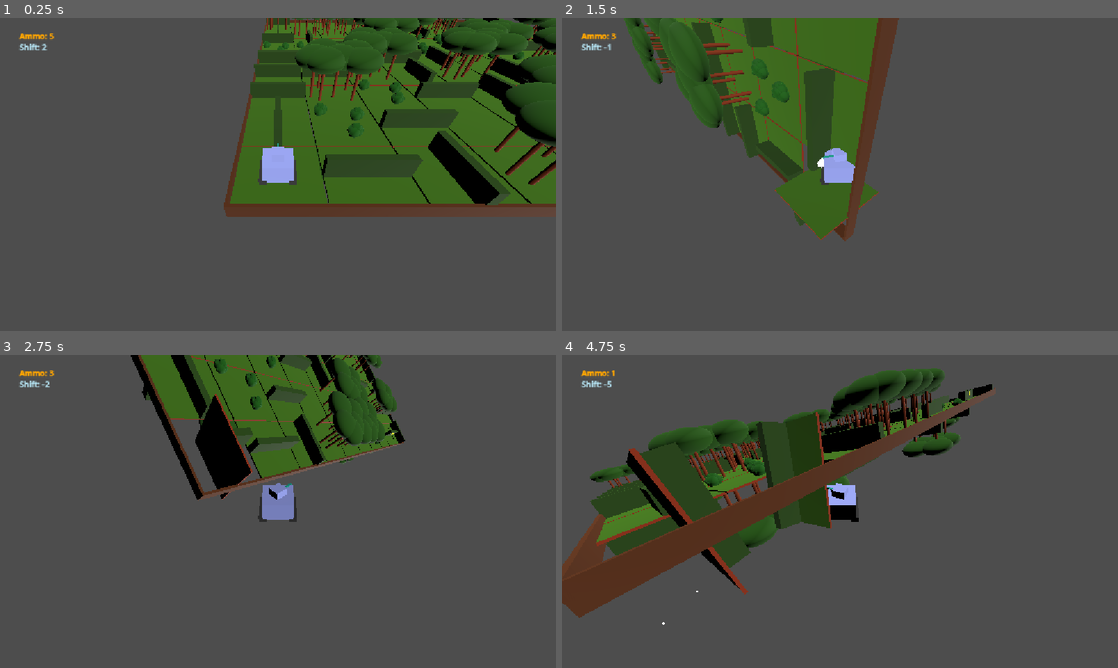
Above: before the commit, frames 1-4 (two rows, left to right).
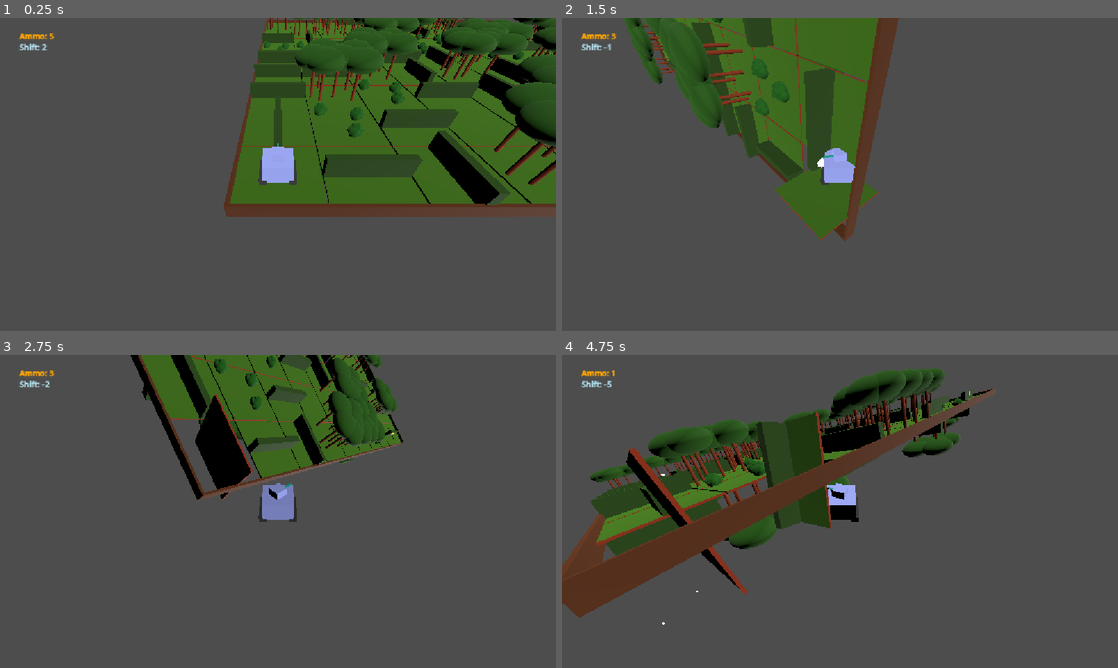
Above: after the commit, the same moments.

Repository: Grihgrix/Tank_Shift
Game: Godot game, scene res://Game scenes/Main_game_scene.tscn
The game is run twice, just before and just after one commit, with the same random seed, the same clock (stepped at 60 frames per second) and the same inputs.
Inputs (mouse positions are in pixels of both pictures, inside the frame that each line leads up to):
- Up to frame 1 (0.25 s): no input
- Up to frame 2 (1.5 s): tap Enter (ui_accept) at 0.5, 0.77 s; move the mouse to (617, 55) at 0.52 s; hold Right (ui_right) 0.53-1.28 s; right-click (617, 55) at 0.6 s; click (617, 55) at 0.67 s; move the mouse to (728, 190) at 1.27 s; hold Down (ui_down) from 1.28 s (still down); click (728, 190) at 1.35 s
- Up to frame 3 (2.75 s): tap Enter (ui_accept) at 1.52 s; move the mouse to (333, 442) at 2.02 s; release Down (ui_down) at 2.03 s; hold Right (ui_right) from 2.03 s (still down); right-click (333, 442) at 2.1 s
- Up to frame 4 (4.75 s): move the mouse to (812, 574) at 2.77 s; release Right (ui_right) at 2.78 s; hold Up (ui_up) 2.78-3.53 s; click (812, 574) at 2.85 s; tap Enter (ui_accept) at 3.02, 3.77, 4.52 s; move the mouse to (1006, 558) at 3.52 s; hold Left (ui_left) from 3.53 s (still down); right-click (1006, 558) at 3.6 s; move the mouse to (617, 392) at 4.27 s; click (617, 392) at 4.35 s

The runs differ from the first frame. In frame 1, less than 0.1% of the frame differs, in the area x 47-90%, y 0-3%; in frame 2, 0.1%; in frame 3, 0.2%; in frame 4, 1.2%, in the area x 8-78%, y 9-68%.

Commit message:
Ensure corner tiles are plains

Diff:
--- a/Game scenes/Terrain scenes/terrain_tile.gd
+++ b/Game scenes/Terrain scenes/terrain_tile.gd
@@ -29,7 +29,21 @@
 @onready var Downside_landscape = $Downside_MeshInstance3D2/Landscape_Node3D
 
 
+@onready var is_spawn_tile:bool = false
+
+
 func _ready():
+	# Wait is necessary so the tile_idis assigned before we check if we are a corner tile
+	await get_tree().create_timer(0.1).timeout
+	############################################
+	# Identify if current tile is a spawn zone #
+	############################################
+	is_spawn_tile = am_i_spawn_zone()
+
+	#############################
+	# Choose a random landscape #
+	#############################
+
 	# Pick a random upside landscape
 	var upside_landscape_key = landscapes_array.pick_random()
 
@@ -42,6 +56,12 @@
 
 	# Pick a downside landscape
 	var downside_landscape_key = landscape_filtered_array.pick_random()
+
+	# Overwrite with plain if it is a spawn zone (corner)
+	if is_spawn_tile:
+		upside_landscape_key = 0
+		downside_landscape_key = 0
+
 
 
 	##########################
@@ -56,6 +76,15 @@
 	var SELECTED_LANDSCAPE = landscapes_dict[selected_landscape]
 	var landscape:Node = SELECTED_LANDSCAPE.instantiate()
 	parent_node.add_child(landscape)
+
+
+func am_i_spawn_zone():
+	# Check if the tile id corresponds to the id of any of the 4corners (calculated in Global)
+	if tile_id == Global.corner_tile_id_1 or tile_id == Global.corner_tile_id_2 or tile_id == Global.corner_tile_id_3 or tile_id == Global.corner_tile_id_4:
+		# This is a corner and therefore a possible spawn zone, it should be a plain
+		return true
+	else:
+		return false
 
 
 # Called every frame. 'delta' is the elapsed time since the previous frame.
--- a/Global/Global.gd
+++ b/Global/Global.gd
@@ -19,6 +19,11 @@
 var terrain_dimension:Vector2i = Vector2i(10, 10)
 var terrain_tile_size:float = 2 * 3 #(2 * scale of tile)
 var space_between_tiles:float = 0.1 # if we want to make the tiles visible or if we want to keep a small space to see the other side
+var corner_tile_id_1 = (0 * 10000) + 0
+var corner_tile_id_2 = (0 * 10000) + terrain_dimension.y - 1
+var corner_tile_id_3 = ((terrain_dimension.x - 1) * 10000) + 0
+var corner_tile_id_4 = ((terrain_dimension.x - 1) * 10000) + terrain_dimension.y - 1
+
 
 # Wallets
 var start_canon_ammo_count:int = 5
